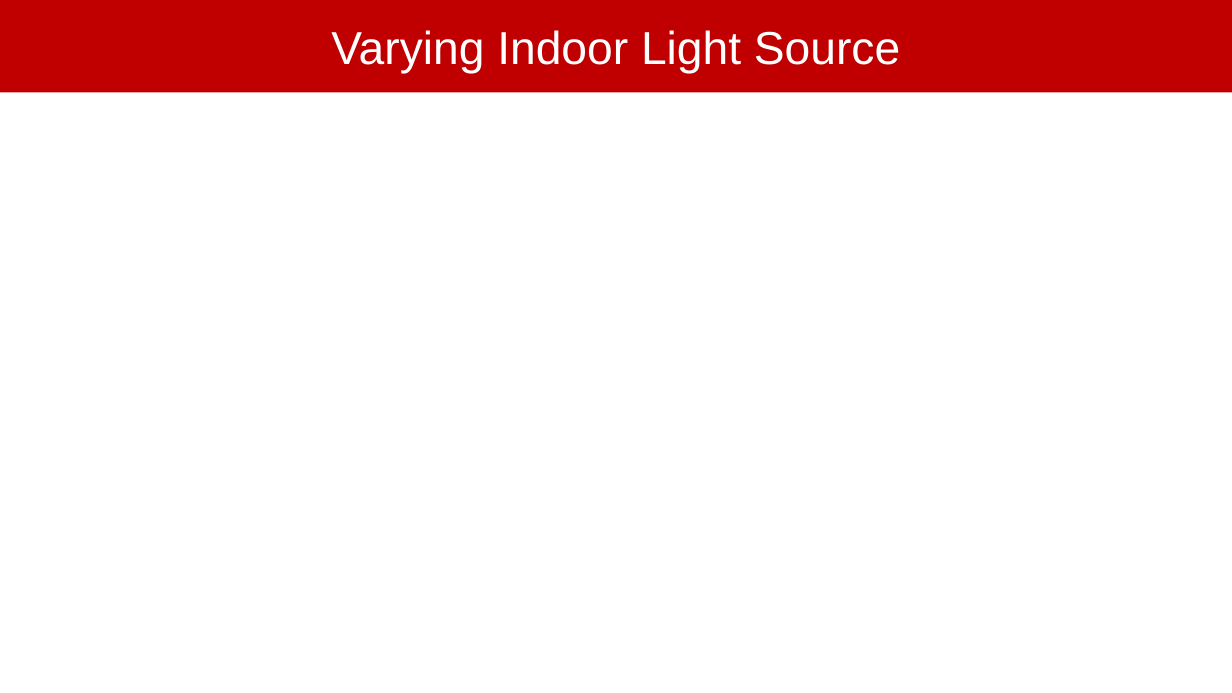
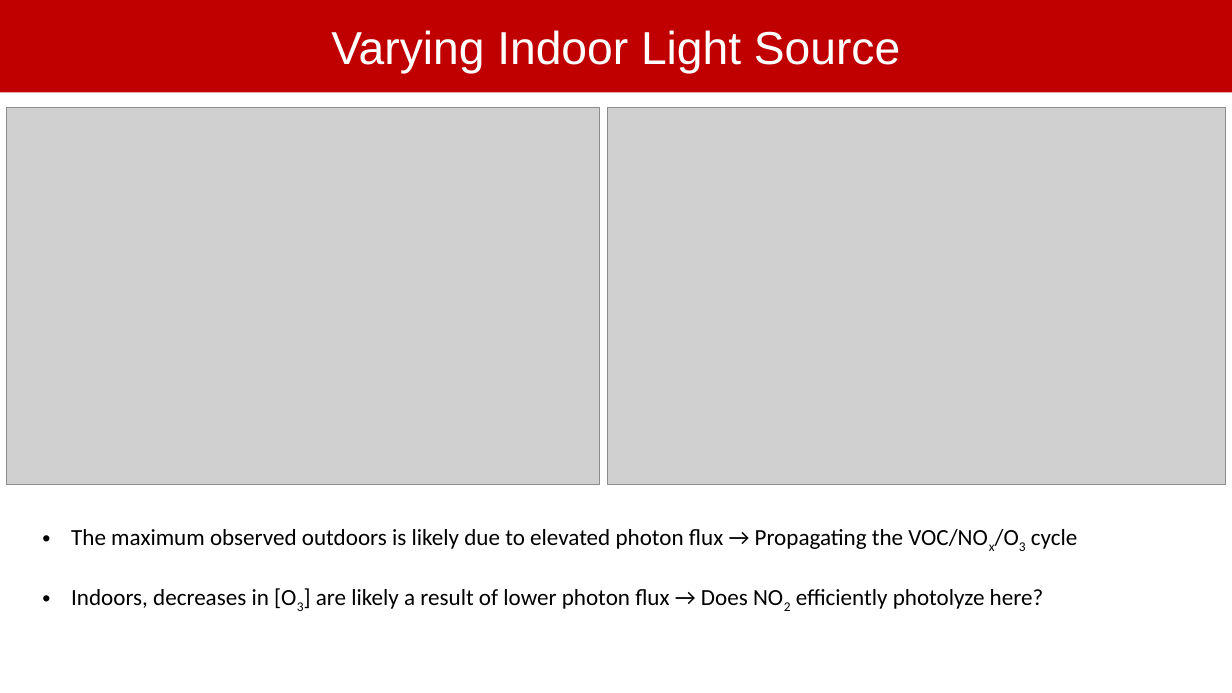
Before and after one commit to jdshutter/F0AM-Model-Indoor-Air, a slide deck: slide 11 of JLC_JDS_IndoorAir_F0AMProject.pptx (slide 6 before the commit). Drawn at 1232x693 pixels with LibreOffice and Linux fonts; fonts in the diff are those of the drawing; grey boxes stand for pictures. Boxes give left, top, right and bottom in pixels: in the first picture for what was removed or moved away, otherwise in the second. Text is boxed around its words. In the diff, an @@ line names an element or a change of style, - is before the commit and + after.

```diff
--- a/JLC_JDS_IndoorAir_F0AMProject.pptx
+++ b/JLC_JDS_IndoorAir_F0AMProject.pptx
@@ picture added at box(6, 107, 599, 484) @@
@@ picture added at box(607, 107, 1226, 484) @@
@@ text added at box(71, 529, 1077, 549), 18 pt, text #000000 @@
+• The maximum observed outdoors is likely due to elevated photon flux → Propagating the VOC/NOx/O3 cycle
@@ text added at box(71, 589, 1044, 609), 18 pt, text #000000 @@
+• Indoors, decreases in [O3] are likely a result of lower photon flux → Does NO2 efficiently photolyze here?
```
Also in this commit, not shown: 4 other slides changed, 12 slides added, 4 slides removed, 1 other file.
